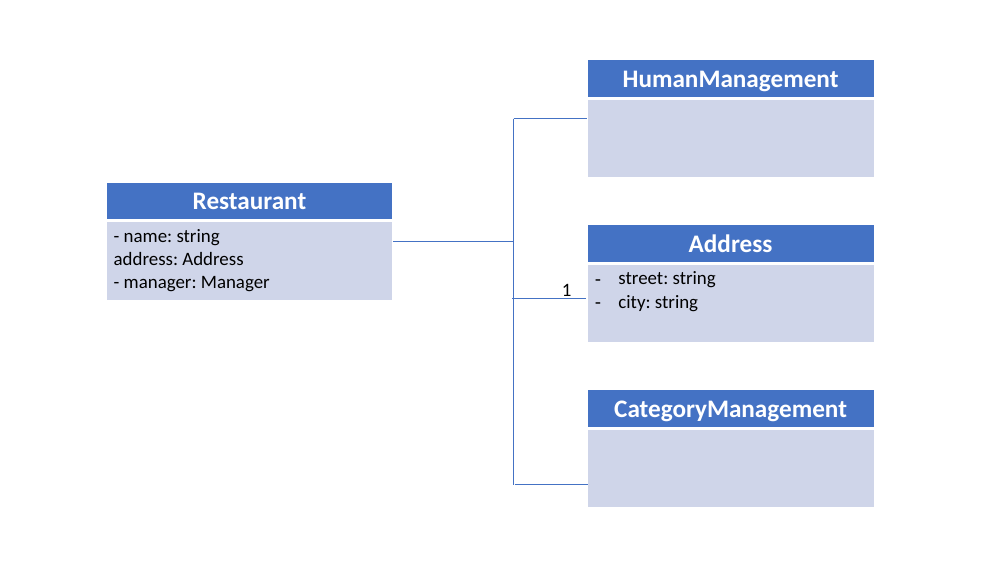
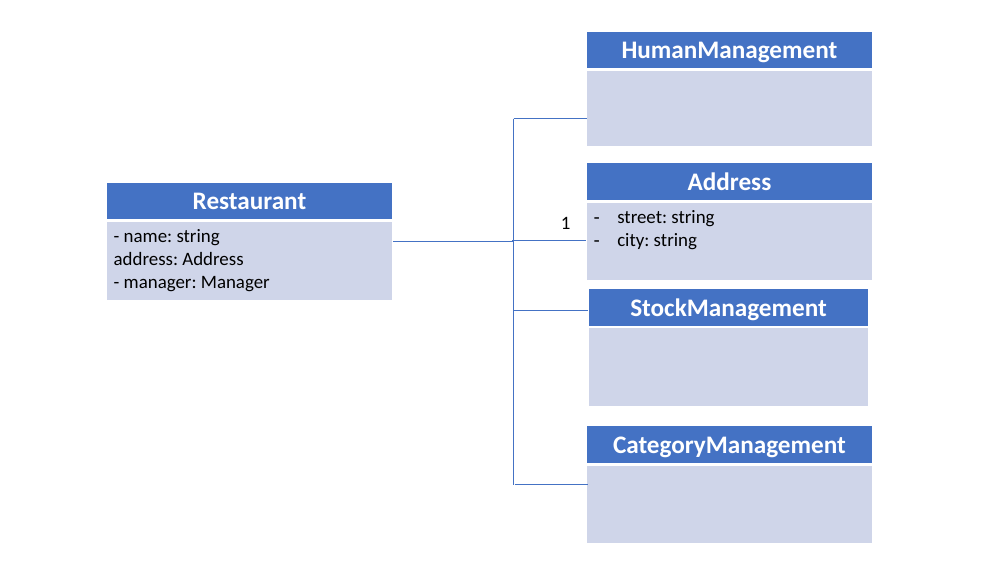
Before and after one commit to VANSAOHANG/RestaurantMS, a slide deck: slide 2 of Restaurant Management System.pptx. Drawn at 1008x567 pixels with LibreOffice and Linux fonts; fonts in the diff are those of the drawing. Boxes give left, top, right and bottom in pixels: in the first picture for what was removed or moved away, otherwise in the second. Text is boxed around its words. In the diff, an @@ line names an element or a change of style, - is before the commit and + after.

```diff
--- a/Restaurant Management System.pptx
+++ b/Restaurant Management System.pptx
@@ table: place and size @@
-table at [588,60,874,178]
+table at [586,31,873,146]
@@ table: place and size @@
-table at [588,225,874,343]
+table at [586,163,873,281]
@@ text "1": place and size @@
-text "1" at [562,283,572,299]
+text "1" at [561,216,571,229]
@@ line moved from (513, 299) - (586, 299) to (513, 240) - (586, 240) @@
@@ table added at [588,288,869,406], 2 rows, 1 columns @@
+StockManagement
+
@@ line added from (514, 310) to (588, 310), #4472C4 0.5 pt @@
@@ table: place and size @@
-table at [588,389,874,507]
+table at [586,426,873,544]
```
Also in this commit, not shown: 2 other slides changed, 1 slide added.
